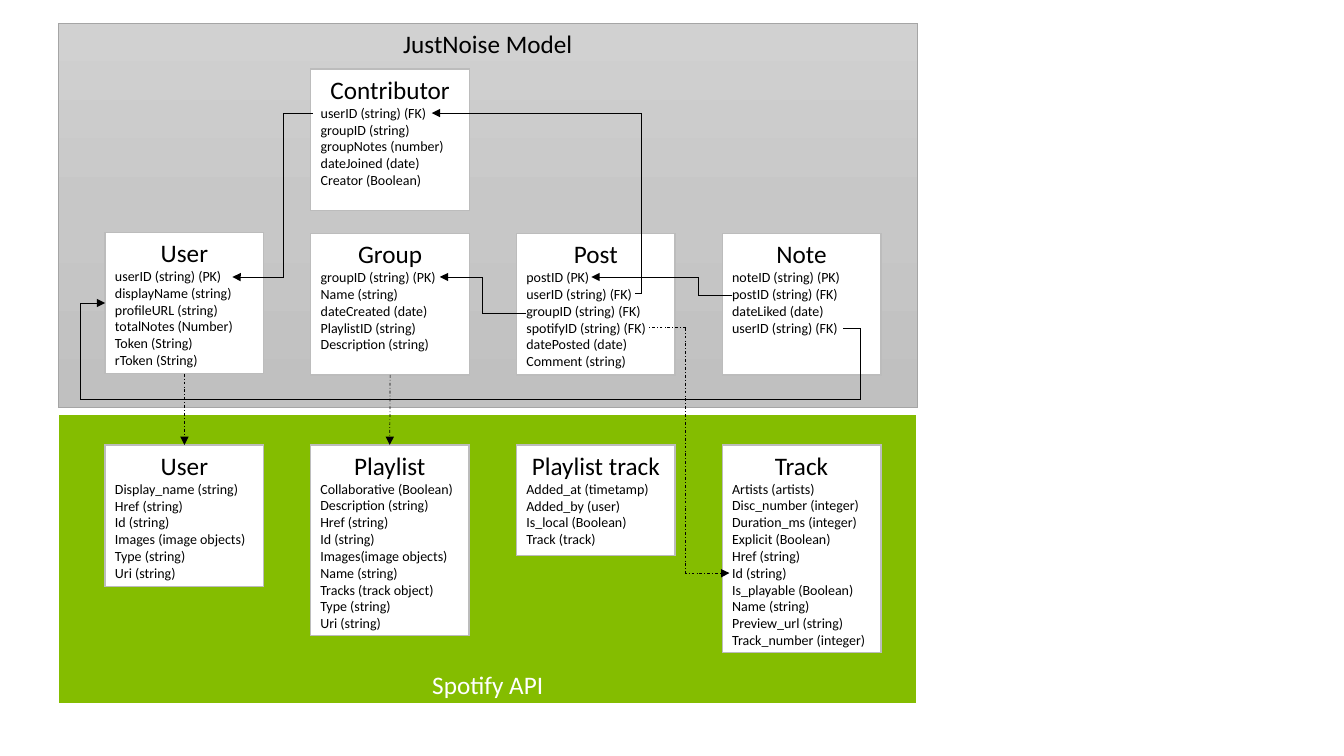
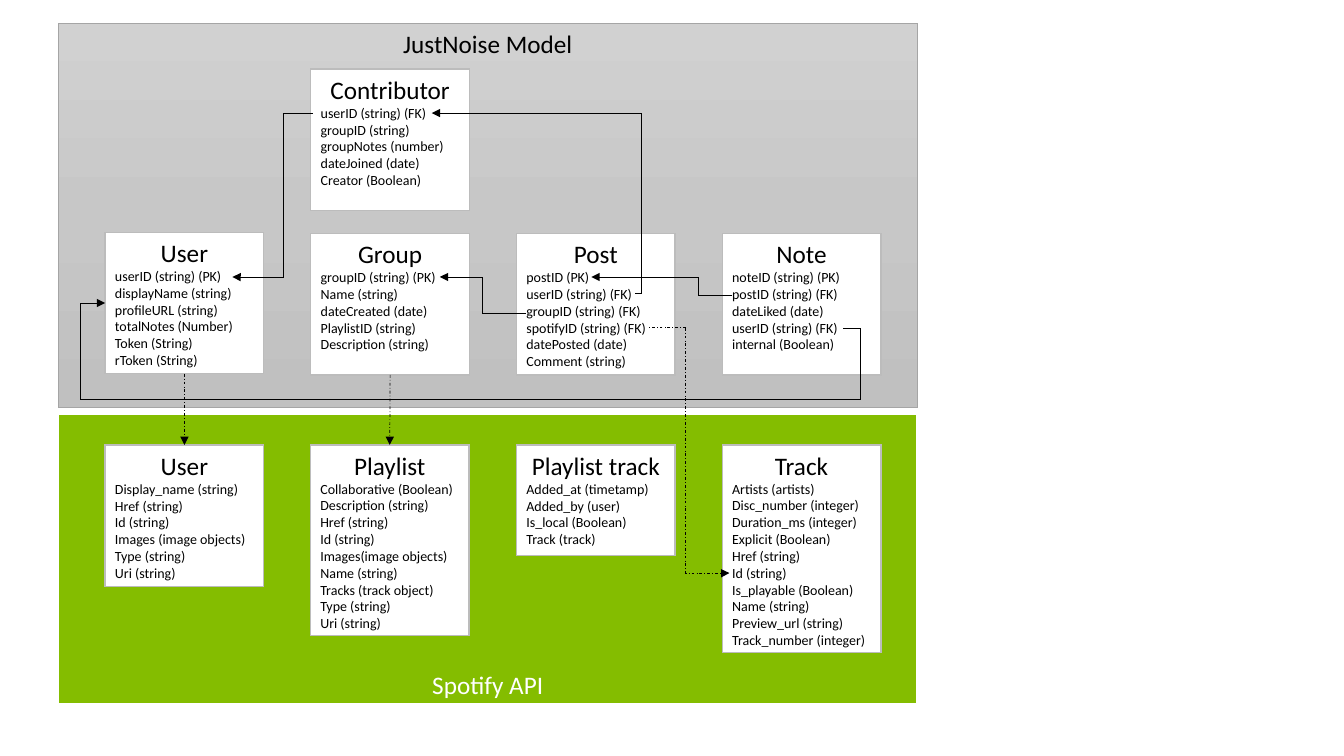
Before and after one commit to afelder09/justnoise, a slide deck: slide 8 of design/Wireframe.pptx. Drawn at 1344x756 pixels with LibreOffice and Linux fonts; fonts in the diff are those of the drawing. Boxes give left, top, right and bottom in pixels: in the first picture for what was removed or moved away, otherwise in the second. Text is boxed around its words. In the diff, an @@ line names an element or a change of style, - is before the commit and + after.

```diff
--- a/design/Wireframe.pptx
+++ b/design/Wireframe.pptx
@@ text in rectangle at (732, 339, 834, 351): paragraph added @@
+internal (Boolean)
```
Also in this commit, not shown: 3 other slides changed, 1 slide added, 1 slide removed, 7 other files.
